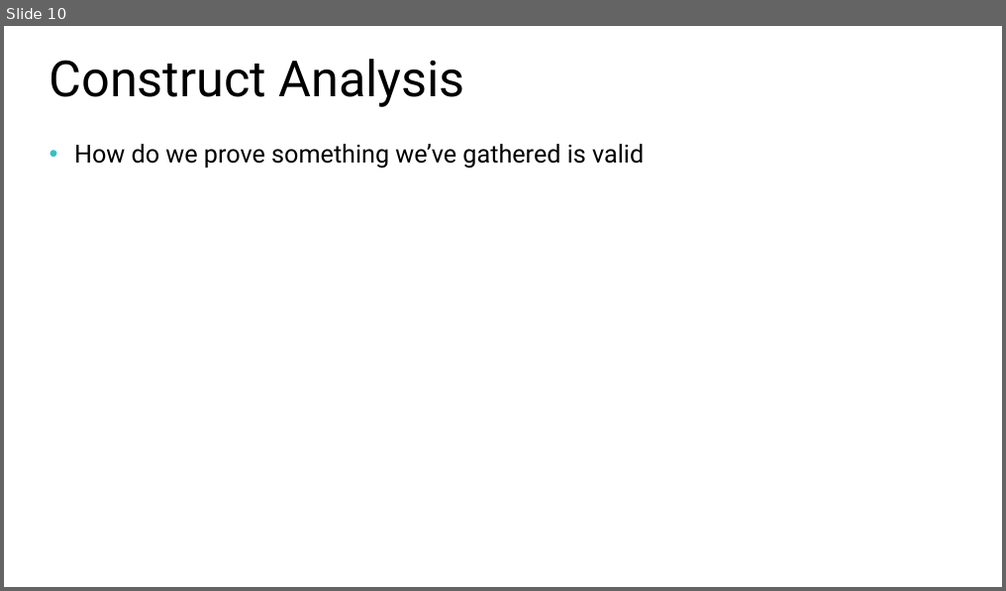
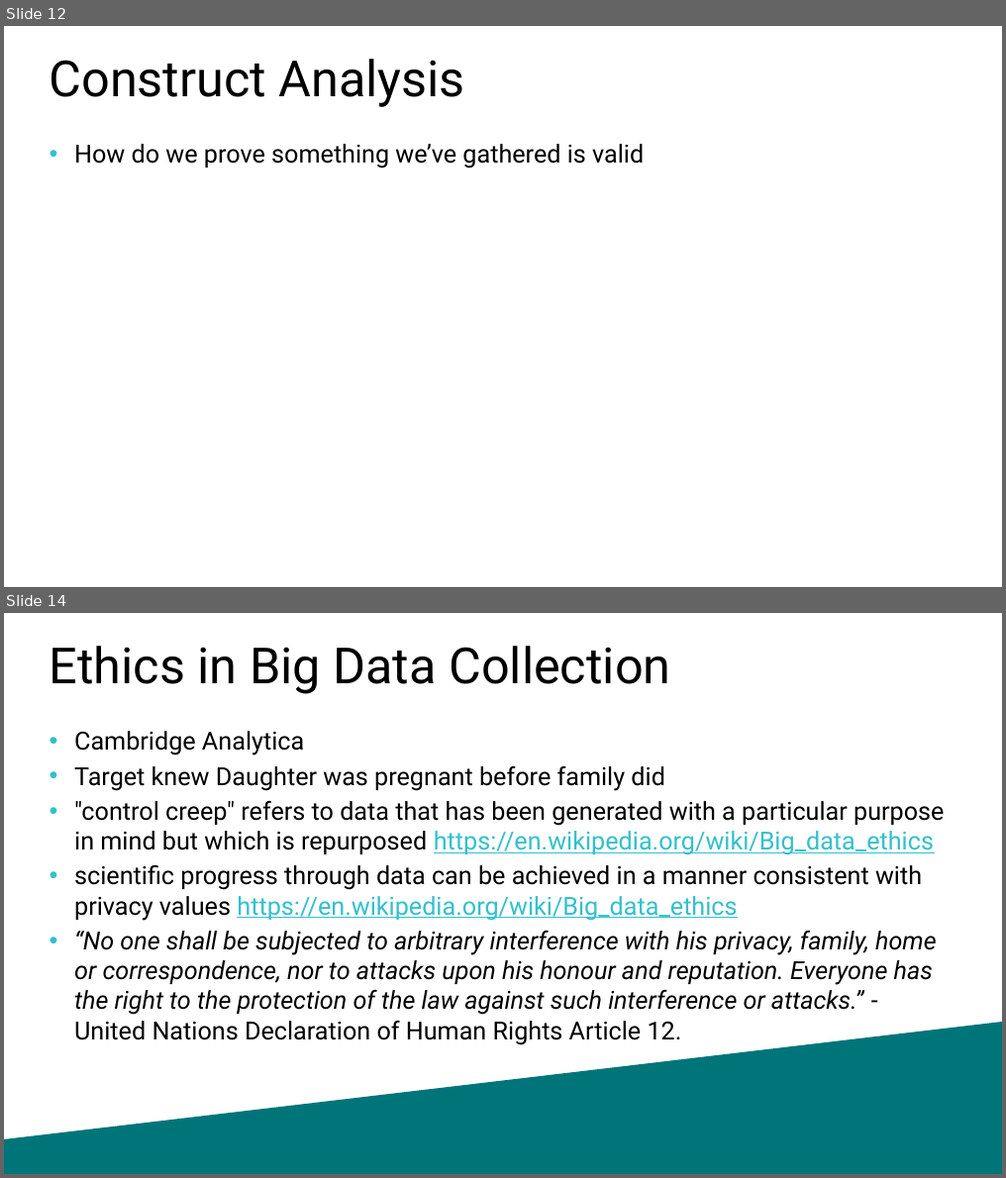
Before and after one commit to williamadba/Public-Presentations, a slide deck: SQLSat Baton Rouge BI 2020/Ethics in Modern Data.pptx. Shown one above the other, each under a label of ours: slide 10 before the commit, slides 12 and 14 after it; the slides between them are not shown. The pictures are 1006x591 and 1006x1178 pixels, drawn with LibreOffice and Linux fonts; fonts in the diff are those of the drawing. Boxes give left, top, right and bottom in pixels: in the first picture for what was removed or moved away, otherwise in the second. Text is boxed around its words. In the diff, an @@ line names an element or a change of style, - is before the commit and + after.

```diff
--- a/SQLSat Baton Rouge BI 2020/Ethics in Modern Data.pptx
+++ b/SQLSat Baton Rouge BI 2020/Ethics in Modern Data.pptx
@@ slide 14 added at (4,613,1002,1174), background #FFFFFF @@
@@ title added at (50,646,670,694), 36 pt, text #000000 @@
+Ethics in Big Data Collection
@@ text added at (74,731,944,1015), 18 pt, text #000000 @@
+• Cambridge Analytica
+• Target knew Daughter was pregnant before family did
+• "control creep" refers to data that has been generated with a particular purpose in mind but which is repurposed https://en.wikipedia.org/wiki/Big_data_ethics
+• scientific progress through data can be achieved in a manner consistent with privacy values https://en.wikipedia.org/wiki/Big_data_ethics
+• “No one shall be subjected to arbitrary interference with his privacy, family, home or correspondence, nor to attacks upon his honour and reputation. Everyone has the right to the protection of the law against such interference or attacks.” - United Nations Declaration of Human Rights Article 12.
@@ freeform shape added at (4,1022,1002,1174), fill #007579 @@
@@ what was slide 10 is now slide 12 @@
```
Also in this commit, not shown: 6 other slides added, 11 slides removed.
